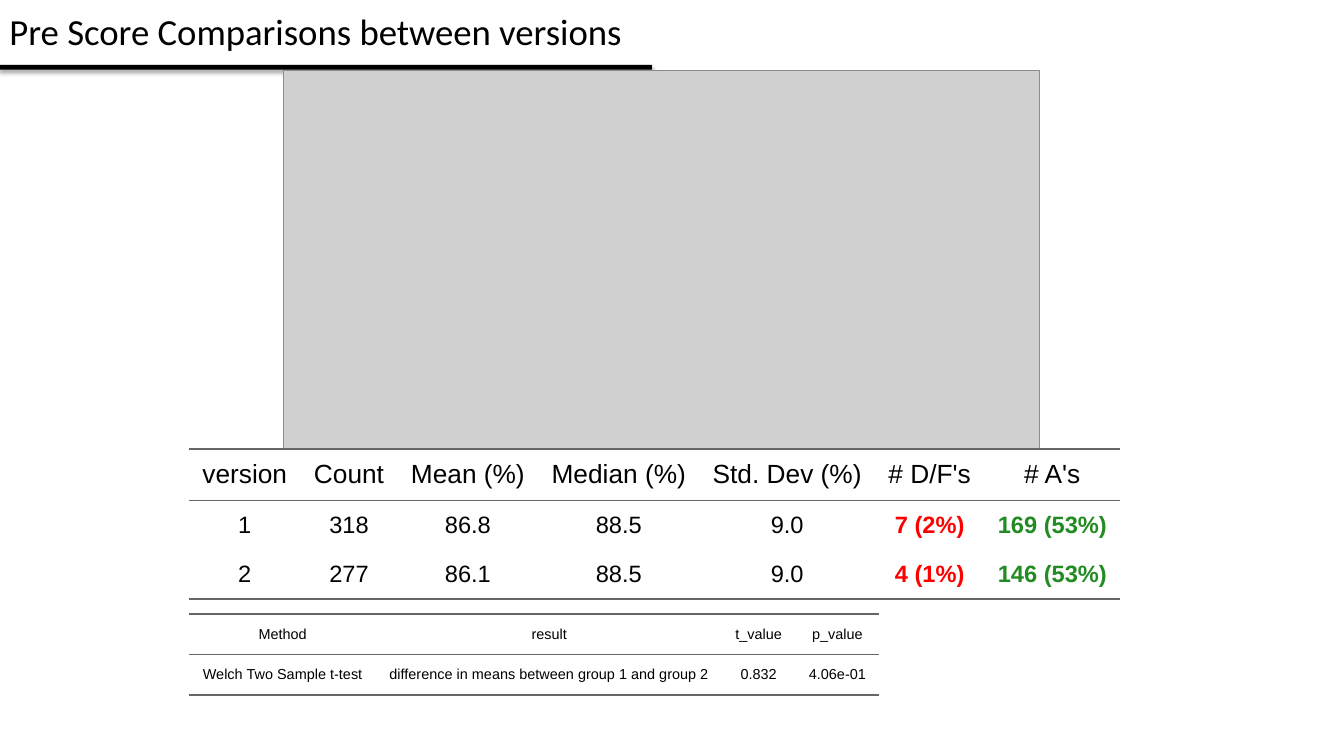
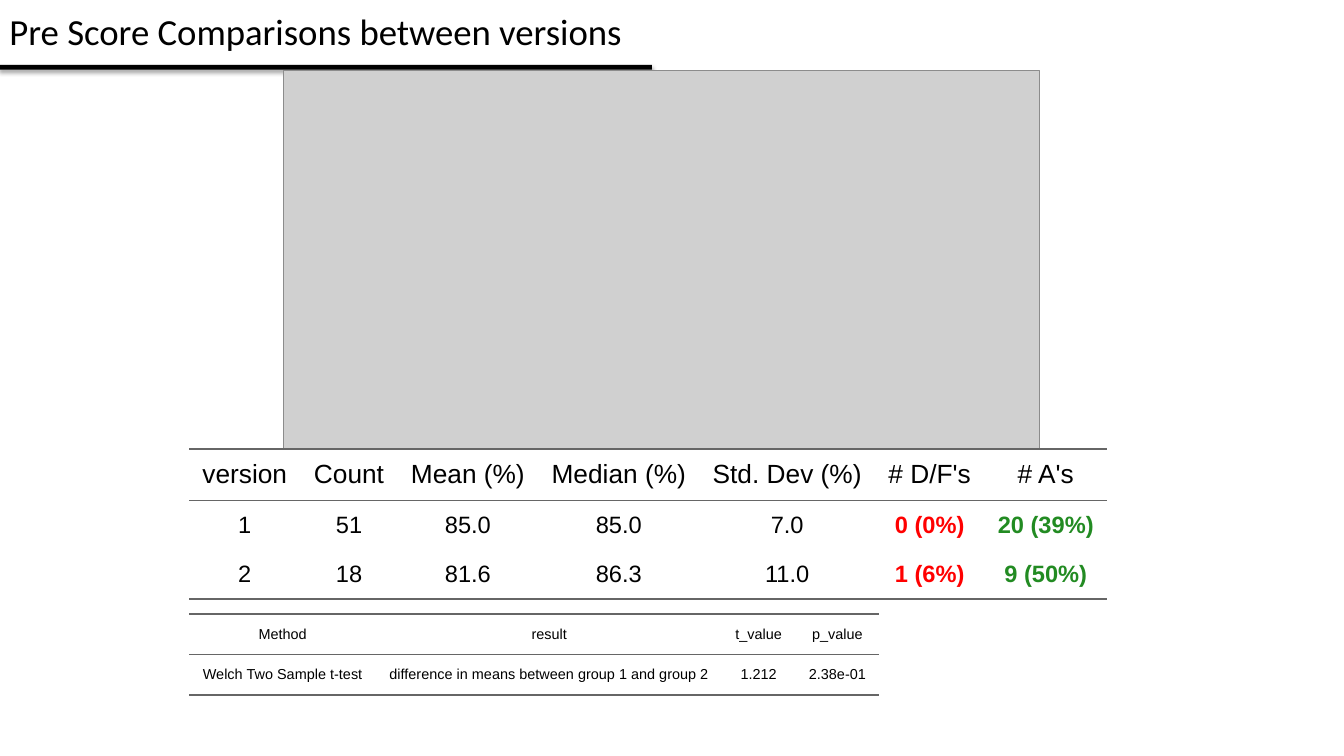
Before and after one commit to kfilip10/grade-analysis-tool-win, a slide deck: slide 3 of shiny/Grade Brief - PH2X1 - WPR .pptx. Drawn at 1344x756 pixels with LibreOffice and Linux fonts; fonts in the diff are those of the drawing; grey boxes stand for pictures. Boxes give left, top, right and bottom in pixels: in the first picture for what was removed or moved away, otherwise in the second. Text is boxed around its words. In the diff, an @@ line names an element or a change of style, - is before the commit and + after.

```diff
--- a/shiny/Grade Brief - PH2X1 - WPR .pptx
+++ b/shiny/Grade Brief - PH2X1 - WPR .pptx
@@ table at box(189, 449, 1109, 638) @@
-row 2: 1 | 318 | 86.8 | 88.5 | 9.0 | 7 (2%) | 169 (53%)
+row 2: 1 | 51 | 85.0 | 85.0 | 7.0 | 0 (0%) | 20 (39%)
-row 3: 2 | 277 | 86.1 | 88.5 | 9.0 | 4 (1%) | 146 (53%)
+row 3: 2 | 18 | 81.6 | 86.3 | 11.0 | 1 (6%) | 9 (50%)
@@ table: place and size @@
-table at box(189, 449, 1122, 638)
+table at box(189, 449, 1109, 638)
@@ table at box(189, 614, 880, 709) @@
-row 2, column 3: 0.832
+row 2, column 3: 1.212
-row 2, column 4: 4.06e-01
+row 2, column 4: 2.38e-01
```
Also in this commit, not shown: 4 other slides changed, 12 slides removed, 22 other files.
